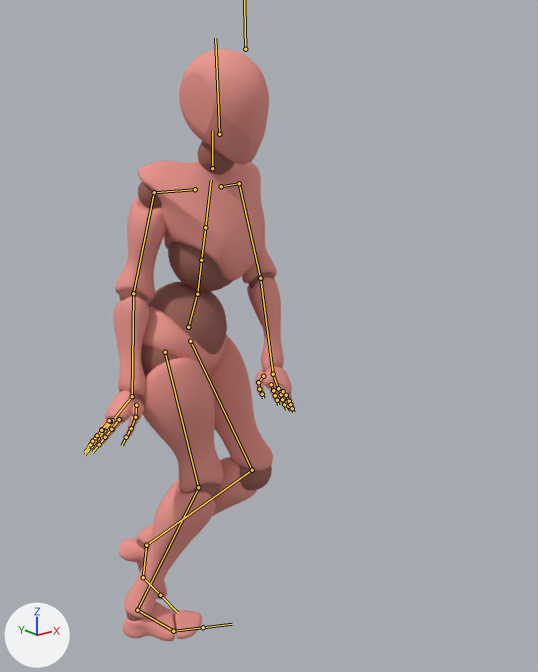
The FBX model public/models/Hip Hop Dancing.fbx, before and after one commit.
Both versions are drawn from a 50 mm camera at (-1.353, -1.745, 1.593) aimed at (0.018, -0.031, 0.908). Lighting does not change. The marker at lower left points along +X, +Y and +Z. Both versions are drawn at frame 72 of the action 'mixamo.com'; the numbers are the values there. The bones that bend it are drawn over the model as lines.

In view in the first picture: 'Beta_Joints', 'Beta_Surface'.
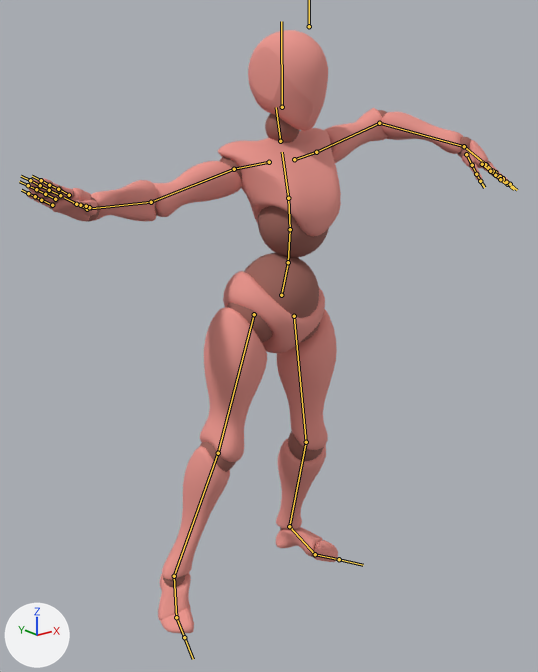
The change in detail:
Bone 'mixamorig:Hips' (bone_mixamorig_hips) moves from (-23.8, -7.1, -3.5) to (6.6, -1.2, 2.0).
Bone 'mixamorig:Hips' (bone_mixamorig_hips) turns from (11, 31, -7) to (1, 1, -12) degrees about its own x, y and z.
Bone 'mixamorig:Spine' (bone_mixamorig_spine) turns from (1, -4, 1) to (-1, -1, 1) degrees about its own x, y and z.
Bone 'mixamorig:Spine1' (bone_mixamorig_spine1) turns from (2, -10, 5) to (-2, -4, 6) degrees about its own x, y and z.
Bone 'mixamorig:Spine2' (bone_mixamorig_spine2) turns from (2, -10, 5) to (-2, -3, 7) degrees about its own x, y and z.
Bone 'mixamorig:Neck' (bone_mixamorig_neck) turns from (-7, 0, 2) to (1, 3, 0) degrees about its own x, y and z.
Bone 'mixamorig:Head' (bone_mixamorig_head) turns from (-2, 4, 1) to (8, 13, -1) degrees about its own x, y and z.
Bone 'mixamorig:RightShoulder' (bone_mixamorig_rightshoulder) turns from (11, -1, 20) to (3, 0, 8) degrees about its own x, y and z.
Bone 'mixamorig:RightArm' (bone_mixamorig_rightarm) turns from (63, 5, -35) to (12, 23, -2) degrees about its own x, y and z.
Bone 'mixamorig:RightForeArm' (bone_mixamorig_rightforearm) turns from (0, 0, -14) to (0, 0, -38) degrees about its own x, y and z.
Bone 'mixamorig:RightHand' (bone_mixamorig_righthand) turns from (-57, 14, -19) to (-22, -10, -5) degrees about its own x, y and z.
Bone 'mixamorig:RightHandThumb2' (bone_mixamorig_righthandthumb2) turns from (-4, 7, 25) to (0, 0, 9) degrees about its own x, y and z.
Bone 'mixamorig:LeftShoulder' (bone_mixamorig_leftshoulder) turns from (7, 1, -7) to (-10, -3, -2) degrees about its own x, y and z.
Bone 'mixamorig:LeftArm' (bone_mixamorig_leftarm) turns from (53, -4, 81) to (-6, 35, -2) degrees about its own x, y and z.
Bone 'mixamorig:LeftForeArm' (bone_mixamorig_leftforearm) turns from (0, 0, 12) to (0, 0, 59) degrees about its own x, y and z.
Bone 'mixamorig:LeftHand' (bone_mixamorig_lefthand) turns from (-35, 21, 43) to (21, -38, 3) degrees about its own x, y and z.
Bone 'mixamorig:LeftHandThumb2' (bone_mixamorig_lefthandthumb2) turns from (-15, -3, -18) to (-1, 0, -8) degrees about its own x, y and z.
Bone 'mixamorig:LeftHandThumb3' (bone_mixamorig_lefthandthumb3) turns from (-10, -1, -6) to (-3, 0, 0) degrees about its own x, y and z.
Bone 'mixamorig:RightUpLeg' (bone_mixamorig_rightupleg) turns from (26, -27, -1) to (0, 11, -7) degrees about its own x, y and z.
Bone 'mixamorig:RightLeg' (bone_mixamorig_rightleg) turns from (-33, -2, -4) to (-4, -2, -1) degrees about its own x, y and z.
Bone 'mixamorig:RightFoot' (bone_mixamorig_rightfoot) turns from (23, 3, 3) to (-37, 17, 5) degrees about its own x, y and z.
Bone 'mixamorig:RightToeBase' (bone_mixamorig_righttoebase) turns from (3, 0, 0) to (34, 2, 1) degrees about its own x, y and z.
Bone 'mixamorig:LeftUpLeg' (bone_mixamorig_leftupleg) turns from (41, -10, -1) to (4, -17, 15) degrees about its own x, y and z.
Bone 'mixamorig:LeftLeg' (bone_mixamorig_leftleg) turns from (-72, -5, 9) to (-16, -5, 11) degrees about its own x, y and z.
Bone 'mixamorig:LeftFoot' (bone_mixamorig_leftfoot) turns from (-13, -2, 6) to (10, -12, -10) degrees about its own x, y and z.

Pixel boxes (x1, y1, x2, y2) of what changed, in the pictures (538 x 672 px):
'Beta_Surface', posed (136% wider): before (90, 49, 294, 642); after (27, 30, 510, 633)
'Beta_Joints', posed (136% wider): before (94, 141, 293, 631); after (34, 110, 505, 587)
bone 'mixamorig:Hips', root to tip: before (188, 327) to (197, 293); after (281, 295) to (288, 261)
bone 'mixamorig:Spine', root to tip: before (197, 294) to (201, 260); after (288, 262) to (290, 229)
bone 'mixamorig:Spine1', root to tip: before (201, 260) to (205, 227); after (290, 229) to (288, 198)
bone 'mixamorig:Spine2', root to tip: before (205, 227) to (211, 180); after (288, 198) to (282, 152)
bone 'mixamorig:Neck', root to tip: before (212, 168) to (212, 131); after (280, 141) to (276, 107)
bone 'mixamorig:Head', root to tip: before (219, 134) to (215, 38); after (282, 107) to (281, 21)
bone 'mixamorig:RightShoulder', root to tip: before (195, 189) to (154, 192); after (269, 162) to (234, 169)
bone 'mixamorig:RightArm', root to tip: before (154, 192) to (133, 293); after (234, 169) to (151, 202)
bone 'mixamorig:RightForeArm', root to tip: before (133, 293) to (132, 396); after (151, 202) to (87, 209)
bone 'mixamorig:RightHand', root to tip: before (132, 396) to (115, 417); after (87, 209) to (64, 197)
bone 'mixamorig:RightHandThumb2', root to tip: before (135, 417) to (131, 428); after (86, 206) to (80, 205)
bone 'mixamorig:LeftShoulder', root to tip: before (221, 186) to (239, 183); after (294, 159) to (316, 152)
bone 'mixamorig:LeftArm', root to tip: before (239, 183) to (260, 278); after (316, 152) to (379, 123)
bone 'mixamorig:LeftForeArm', root to tip: before (260, 278) to (273, 374); after (379, 123) to (464, 146)
bone 'mixamorig:LeftHand', root to tip: before (273, 374) to (277, 386); after (464, 146) to (483, 162)
bone 'mixamorig:LeftHandThumb2', root to tip: before (258, 382) to (259, 389); after (472, 165) to (476, 174)
bone 'mixamorig:LeftHandThumb3', root to tip: before (259, 389) to (262, 394); after (476, 174) to (480, 181)
bone 'mixamorig:RightUpLeg', root to tip: before (165, 352) to (198, 487); after (254, 314) to (218, 453)
bone 'mixamorig:RightLeg', root to tip: before (198, 487) to (137, 610); after (218, 453) to (174, 576)
bone 'mixamorig:RightFoot', root to tip: before (137, 610) to (173, 631); after (174, 576) to (176, 617)
bone 'mixamorig:RightToeBase', root to tip: before (173, 631) to (203, 627); after (176, 617) to (184, 637)
bone 'mixamorig:LeftUpLeg', root to tip: before (190, 341) to (252, 470); after (294, 316) to (306, 442)
bone 'mixamorig:LeftLeg', root to tip: before (252, 470) to (146, 545); after (306, 442) to (289, 526)
bone 'mixamorig:LeftFoot', root to tip: before (146, 545) to (143, 577); after (289, 526) to (315, 554)
